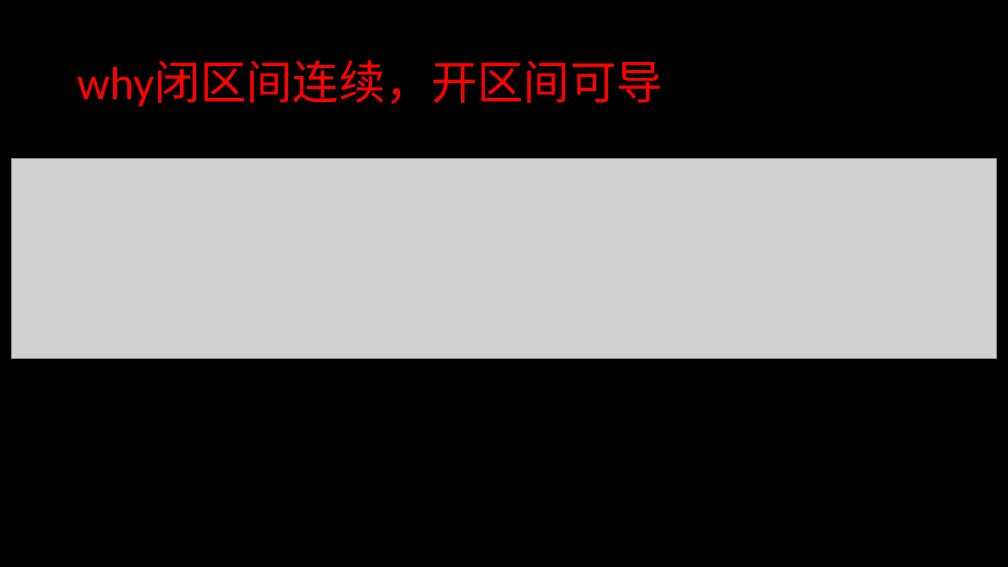
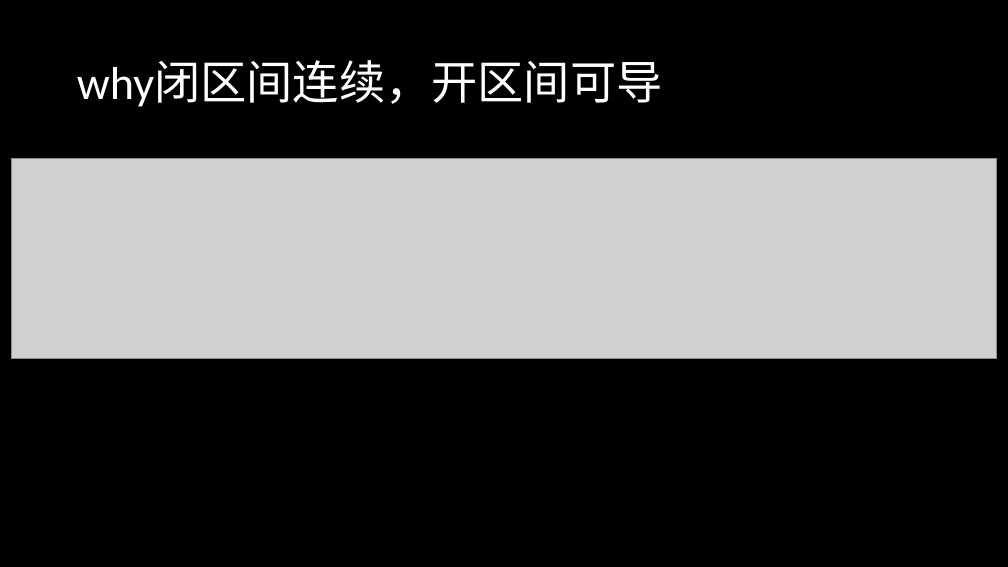
Before and after one commit to maaaark-creator/Calculus, a slide deck: slide 71 of 高数1.pptx. Drawn at 1008x567 pixels with LibreOffice and Linux fonts; fonts in the diff are those of the drawing; grey boxes stand for pictures. Boxes give left, top, right and bottom in pixels: in the first picture for what was removed or moved away, otherwise in the second. Text is boxed around its words. In the diff, an @@ line names an element or a change of style, - is before the commit and + after.

```diff
--- a/高数1.pptx
+++ b/高数1.pptx
@@ title "why闭区间连续，开区间可导" at [77,61,663,107]: text colour #FF0000 to #FFFFFF @@
```
Also in this commit, not shown: 8 other slides changed, 4 other files.
